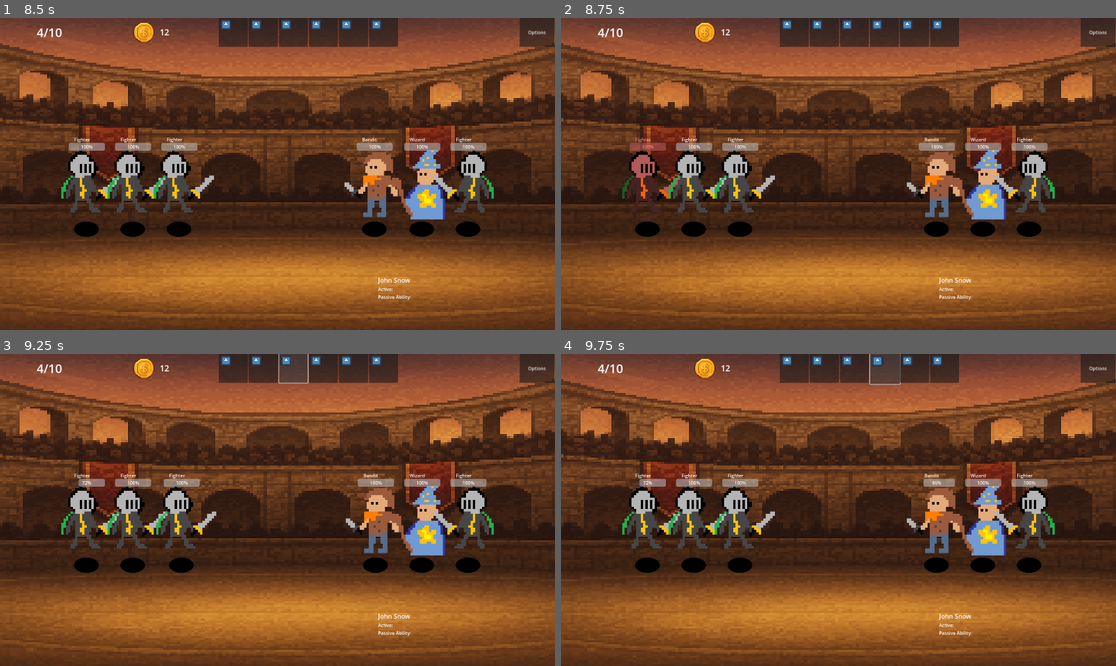
Above: before the commit, frames 1-4 (two rows, left to right).
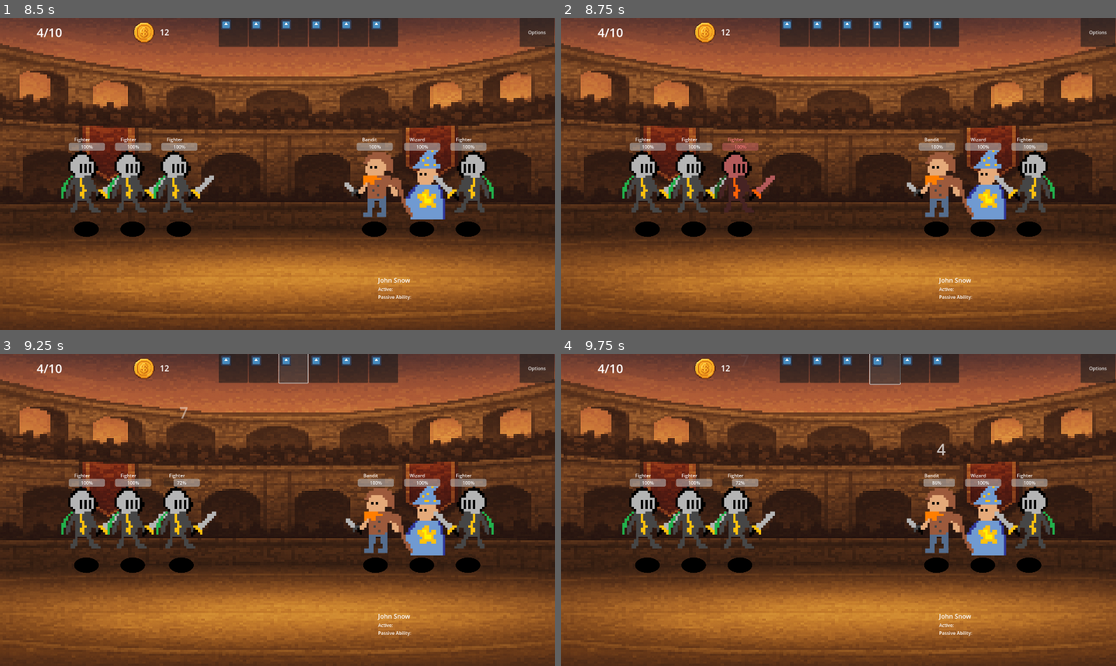
Above: after the commit, the same moments.

Repository: klaswell16/auto_battler
Game: Godot game, scene res://scenes/battle_scene.tscn
The game is run twice, just before and just after one commit, with the same random seed, the same clock (stepped at 60 frames per second) and the same inputs. The engine's default icon, where the game draws it, is replaced by a stand-in: a white triangle on a blue panel in a dark square.
Inputs (mouse positions are in pixels of both pictures, inside the frame that each line leads up to):
- Up to frame 1 (8.5 s): click (233, 33) at 0.5 s; click (260, 33) at 1.25 s; click "Start Next Battle" at 2 s; click "Start Next Battle" at 2.75 s; click "Buy" at 3.5 s; click "Reroll" at 4.25 s; click "Buy" at 5 s; click "Reroll" at 5.75 s; click "Buy" at 6.5 s; click "Reroll" at 7.25 s; click "Start Next Battle" at 8 s
- Up to frame 2 (8.75 s): no input
- Up to frame 3 (9.25 s): click (294, 369) at 8.75 s
- Up to frame 4 (9.75 s): click (882, 369) at 9.5 s

Frame 1 is identical in both runs. In frame 2, 1.8% of the frame differs, in the area x 11-39%, y 38-63%; in frame 3, 0.1%; in frame 4, 0.2%.

Commit message:
Add damage numbers during battle

Diff:
--- a/scripts/battle_scene.gd
+++ b/scripts/battle_scene.gd
@@ -69,7 +69,8 @@
 
 			var defenders: Array = enemy_slots if team == "player" else player_slots
 
-			var target: Champion = _get_first_living_champion(defenders)
+			var target: Champion = _get_closest_living_champion(champ, defenders)
+
 			if target == null:
 				if team == "player":
 					_on_battle_end("player")
@@ -131,13 +132,24 @@
 			return false
 	return true
 
-func _get_first_living_champion(slots: Array) -> Champion:
+func _get_closest_living_champion(attacker: Champion, slots: Array) -> Champion:
+	var best_target: Champion = null
+	var best_dist_sq: float = INF
+
 	for slot in slots:
 		if slot.champion != null \
 		and slot.champion is Champion \
 		and not slot.champion.is_dead():
-			return slot.champion
-	return null
+
+			var c: Champion = slot.champion
+			var dist_sq := attacker.global_position.distance_squared_to(c.global_position)
+
+			if dist_sq < best_dist_sq:
+				best_dist_sq = dist_sq
+				best_target = c
+
+	return best_target
+
 
 func _on_battle_end(winner: String) -> void:
 	print("Battle over! Winner: ", winner)
--- a/scripts/champion.gd
+++ b/scripts/champion.gd
@@ -14,6 +14,7 @@
 @onready var hp_bar: ProgressBar = $UI/HPBar
 @onready var name_label: Label = $UI/NameLabel
 @onready var attack_player: AudioStreamPlayer = $AttackPlayer
+const DAMAGE_NUMBER_SCENE := preload("res://ui/DamageNumber.tscn")
 
 
 func _ready() -> void:
@@ -69,6 +70,7 @@
 	if hp <= 0:
 		return
 	var reduced : int = max(raw_amount - armor, 1) # at least 1 dmg
+	_spawn_damage_number(reduced)
 	set_hp(hp - reduced)
 
 func heal(amount: int) -> void:
@@ -85,6 +87,17 @@
 	var sfx := attack_sounds[randi() % attack_sounds.size()]
 	attack_player.stream = sfx
 	attack_player.play()
+
+func _spawn_damage_number(amount: int) -> void:
+	if amount <= 0:
+		return
+
+	var dn: DamageNumber = DAMAGE_NUMBER_SCENE.instantiate()
+	get_tree().current_scene.add_child(dn)
+	dn.global_position = global_position + Vector2(0, -10)
+	dn.show_value(amount)
+
+
 
 func attack(target: Champion) -> void:
 	if target == null:
--- /dev/null
+++ b/ui/DamageNumber.tscn
@@ -0,0 +1,11 @@
+[gd_scene load_steps=2 format=3 uid="uid://b0soqvaospqou"]
+
+[ext_resource type="Script" uid="uid://ccgko4uw4nm4n" path="res://ui/damage_number.gd" id="1_5a0e4"]
+
+[node name="DamageNumber" type="Node2D"]
+script = ExtResource("1_5a0e4")
+
+[node name="Label" type="Label" parent="."]
+offset_right = 133.0
+offset_bottom = 65.0
+theme_override_font_sizes/font_size = 54
--- /dev/null
+++ b/ui/damage_number.gd
@@ -0,0 +1,19 @@
+extends Node2D
+class_name DamageNumber
+
+@onready var label: Label = $Label
+
+func show_value(amount: int) -> void:
+	label.text = str(amount)
+
+func _ready() -> void:
+	# Float up slowly over 1.2 seconds
+	var tween := create_tween().set_trans(Tween.TRANS_SINE).set_ease(Tween.EASE_OUT)
+
+	# Move up farther for a slower feel
+	tween.tween_property(self, "position:y", position.y - 40, 1.2)
+
+	# Fade out over the same duration
+	tween.parallel().tween_property(self, "modulate:a", 0.0, 1.2)
+
+	tween.finished.connect(queue_free)
Not shown, added: ui/damage_number.gd.uid
